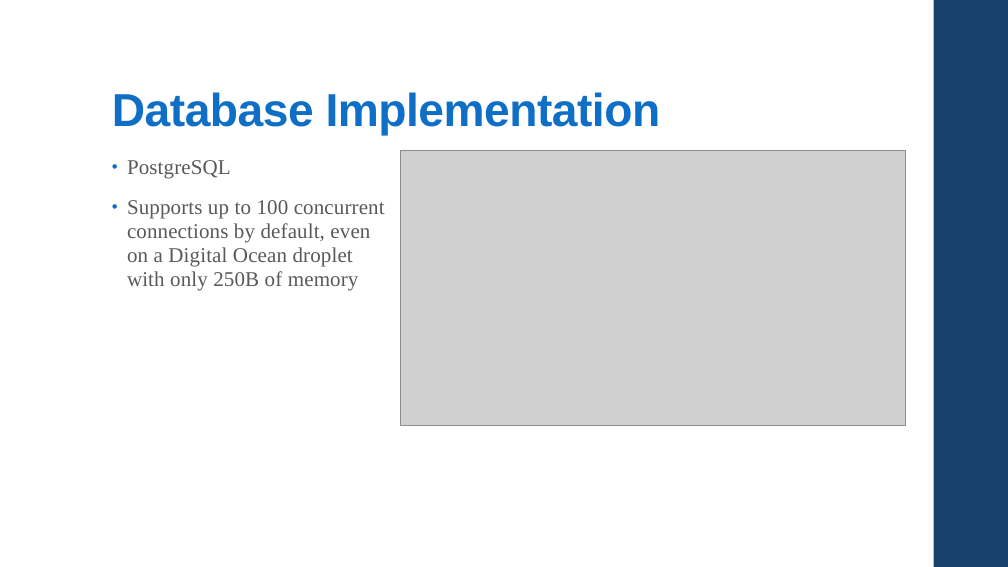
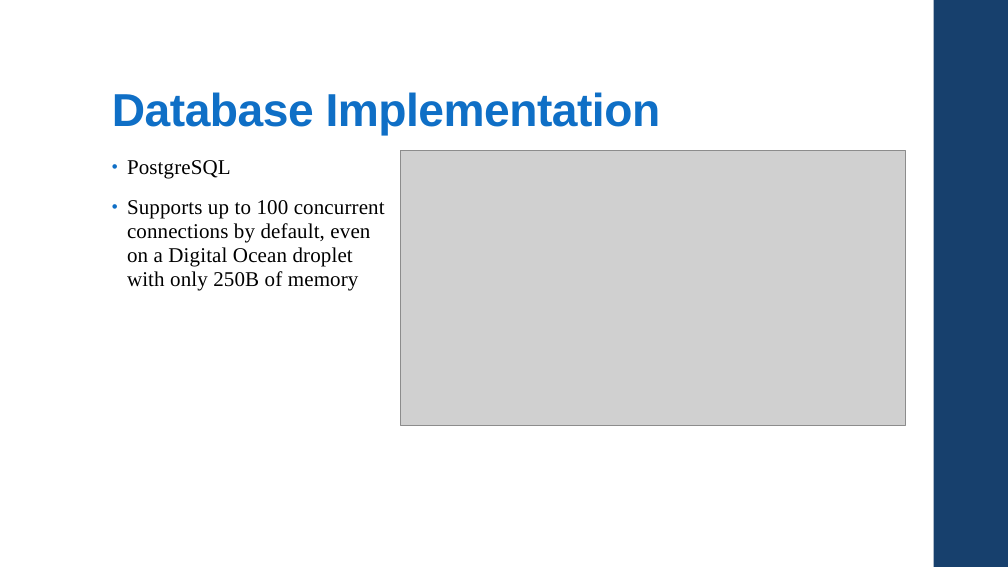
Before and after one commit to csc4350adept/csc4350, a slide deck: slide 20 of Documentation/Pres.pptx. Drawn at 1008x567 pixels with LibreOffice and Linux fonts; fonts in the diff are those of the drawing; grey boxes stand for pictures. Boxes give left, top, right and bottom in pixels: in the first picture for what was removed or moved away, otherwise in the second. Text is boxed around its words. In the diff, an @@ line names an element or a change of style, - is before the commit and + after.

Commit message:
change of color
Gray -> black

```diff
--- a/Documentation/Pres.pptx
+++ b/Documentation/Pres.pptx
@@ text "PostgreSQL" at box(127, 160, 385, 291): text colour #595959 to #000000 @@
```
Also in this commit, not shown: 4 other slides changed, 1 slide removed.
